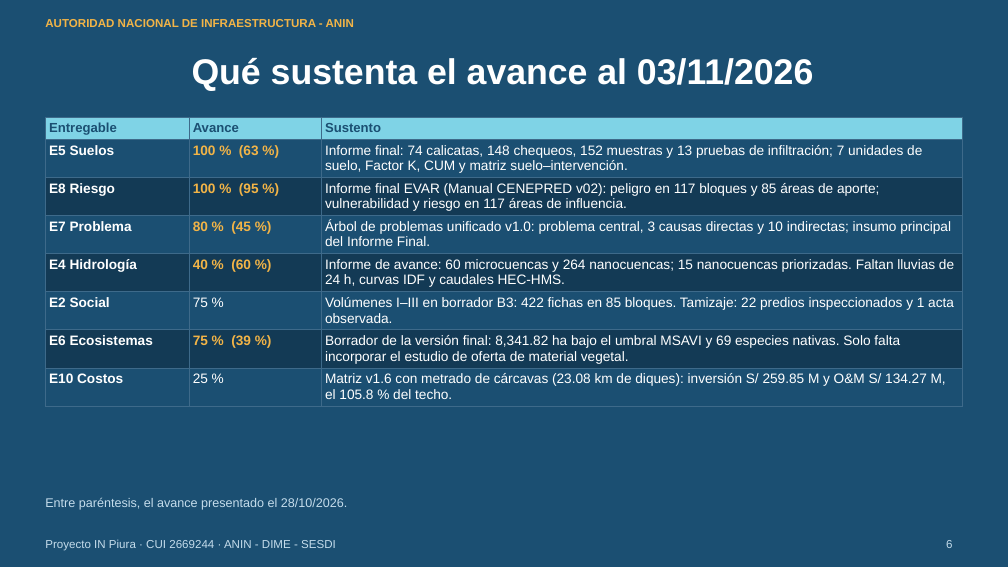
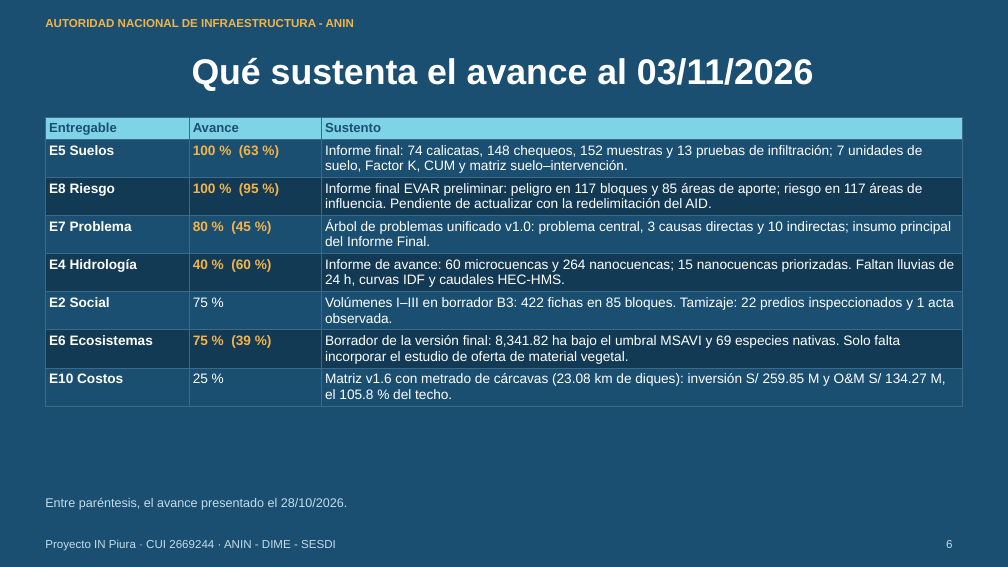
Before and after one commit to salomoncahuas-tech/Salomon1969, a slide deck: slide 6 of presentaciones/avance_perfil_sesdi_2026-11-03/Avance_Perfil_IN_Piura_SESDI_03_noviembre.pptx. Drawn at 1008x567 pixels with LibreOffice and Linux fonts; fonts in the diff are those of the drawing. Boxes give left, top, right and bottom in pixels: in the first picture for what was removed or moved away, otherwise in the second. Text is boxed around its words. In the diff, an @@ line names an element or a change of style, - is before the commit and + after.

```diff
--- a/presentaciones/avance_perfil_sesdi_2026-11-03/Avance_Perfil_IN_Piura_SESDI_03_noviembre.pptx
+++ b/presentaciones/avance_perfil_sesdi_2026-11-03/Avance_Perfil_IN_Piura_SESDI_03_noviembre.pptx
@@ table at [45,117,963,403] @@
-row 3, column 3: Informe final EVAR (Manual CENEPRED v02): peligro en 117 bloques y 85 áreas de aporte; vulnerabilidad y riesgo en 117 áreas de influencia.
+row 3, column 3: Informe final EVAR preliminar: peligro en 117 bloques y 85 áreas de aporte; riesgo en 117 áreas de influencia. Pendiente de actualizar con la redelimitación del AID.
```
Also in this commit, not shown: 6 other slides changed, 1 slide removed, 3 other files.
